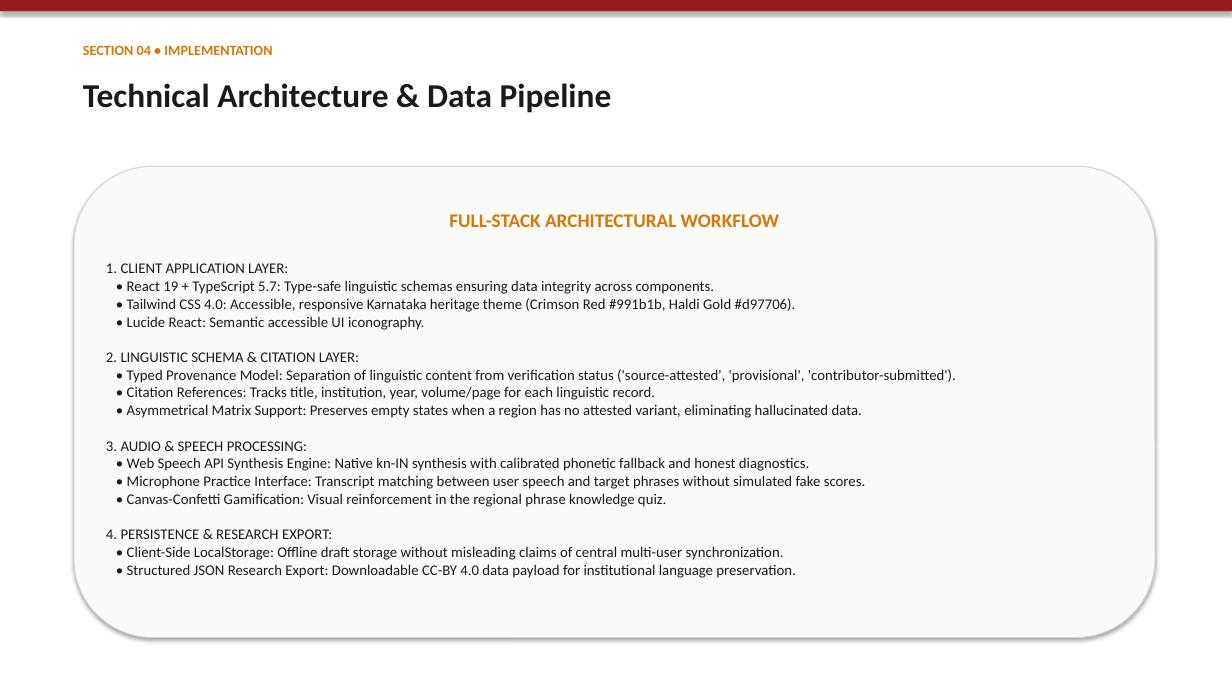
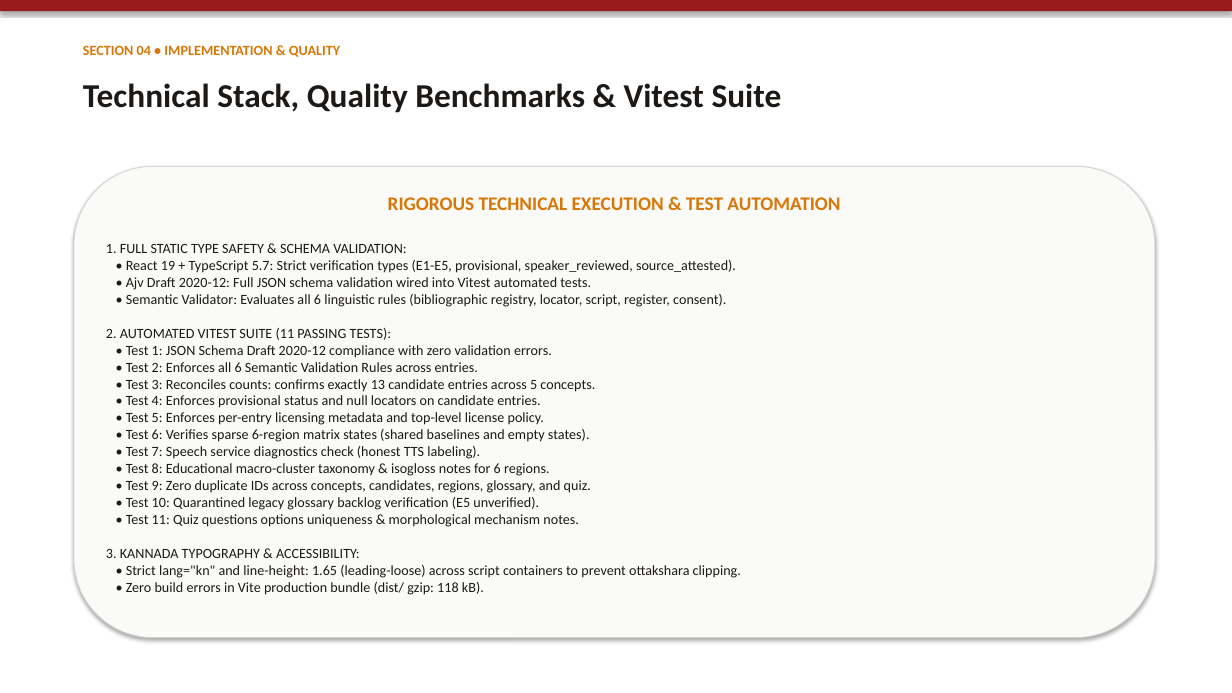
Before and after one commit to anandaram240-wq/yatrika-ai, a slide deck: slide 5 of Namma_Kannada_Regional_Explorer_Presentation.pptx. Drawn at 1232x693 pixels with LibreOffice and Linux fonts; fonts in the diff are those of the drawing. Boxes give left, top, right and bottom in pixels: in the first picture for what was removed or moved away, otherwise in the second. Text is boxed around its words. In the diff, an @@ line names an element or a change of style, - is before the commit and + after.

Commit message:
feat(phase-2.5): Implement Argon Phase 2.5 evidence-graded architecture, reconciled 13-entry dataset, sparse comparator matrix, semantic validator, and quarantined backlog

```diff
--- a/Namma_Kannada_Regional_Explorer_Presentation.pptx
+++ b/Namma_Kannada_Regional_Explorer_Presentation.pptx
@@ text at box(83, 45, 340, 57): text changed @@
-SECTION 04 • IMPLEMENTATION
+SECTION 04 • IMPLEMENTATION & QUALITY
@@ text at box(83, 83, 782, 113): text changed @@
-Technical Architecture & Data Pipeline
+Technical Stack, Quality Benchmarks & Vitest Suite
@@ text in rounded rectangle at box(106, 197, 840, 595): text changed; size 11.5 to 11 pt @@
-FULL-STACK ARCHITECTURAL WORKFLOW
-1. CLIENT APPLICATION LAYER:
-• React 19 + TypeScript 5.7: Type-safe linguistic schemas ensuring data integrity across components.
-• Tailwind CSS 4.0: Accessible, responsive Karnataka heritage theme (Crimson Red #991b1b, Haldi Gold #d97706).
-• Lucide React: Semantic accessible UI iconography.
-2. LINGUISTIC SCHEMA & CITATION LAYER:
-• Typed Provenance Model: Separation of linguistic content from verification status ('source-attested', 'provisional', 'contributor-submitted').
-• Citation References: Tracks title, institution, year, volume/page for each linguistic record.
-• Asymmetrical Matrix Support: Preserves empty states when a region has no attested variant, eliminating hallucinated data.
-3. AUDIO & SPEECH PROCESSING:
-• Web Speech API Synthesis Engine: Native kn-IN synthesis with calibrated phonetic fallback and honest diagnostics.
-• Microphone Practice Interface: Transcript matching between user speech and target phrases without simulated fake scores.
-• Canvas-Confetti Gamification: Visual reinforcement in the regional phrase knowledge quiz.
-4. PERSISTENCE & RESEARCH EXPORT:
-• Client-Side LocalStorage: Offline draft storage without misleading claims of central multi-user synchronization.
-• Structured JSON Research Export: Downloadable CC-BY 4.0 data payload for institutional language preservation.
+RIGOROUS TECHNICAL EXECUTION & TEST AUTOMATION
+1. FULL STATIC TYPE SAFETY & SCHEMA VALIDATION:
+• React 19 + TypeScript 5.7: Strict verification types (E1-E5, provisional, speaker_reviewed, source_attested).
+• Ajv Draft 2020-12: Full JSON schema validation wired into Vitest automated tests.
+• Semantic Validator: Evaluates all 6 linguistic rules (bibliographic registry, locator, script, register, consent).
+2. AUTOMATED VITEST SUITE (11 PASSING TESTS):
+• Test 1: JSON Schema Draft 2020-12 compliance with zero validation errors.
+• Test 2: Enforces all 6 Semantic Validation Rules across entries.
+• Test 3: Reconciles counts: confirms exactly 13 candidate entries across 5 concepts.
+• Test 4: Enforces provisional status and null locators on candidate entries.
+• Test 5: Enforces per-entry licensing metadata and top-level license policy.
+• Test 6: Verifies sparse 6-region matrix states (shared baselines and empty states).
+• Test 7: Speech service diagnostics check (honest TTS labeling).
+• Test 8: Educational macro-cluster taxonomy & isogloss notes for 6 regions.
+• Test 9: Zero duplicate IDs across concepts, candidates, regions, glossary, and quiz.
+• Test 10: Quarantined legacy glossary backlog verification (E5 unverified).
+• Test 11: Quiz questions options uniqueness & morphological mechanism notes.
+3. KANNADA TYPOGRAPHY & ACCESSIBILITY:
+• Strict lang="kn" and line-height: 1.65 (leading-loose) across script containers to prevent ottakshara clipping.
+• Zero build errors in Vite production bundle (dist/ gzip: 118 kB).
```
Also in this commit, not shown: 3 other slides changed, 2 slides added, 2 slides removed, 23 other files.
